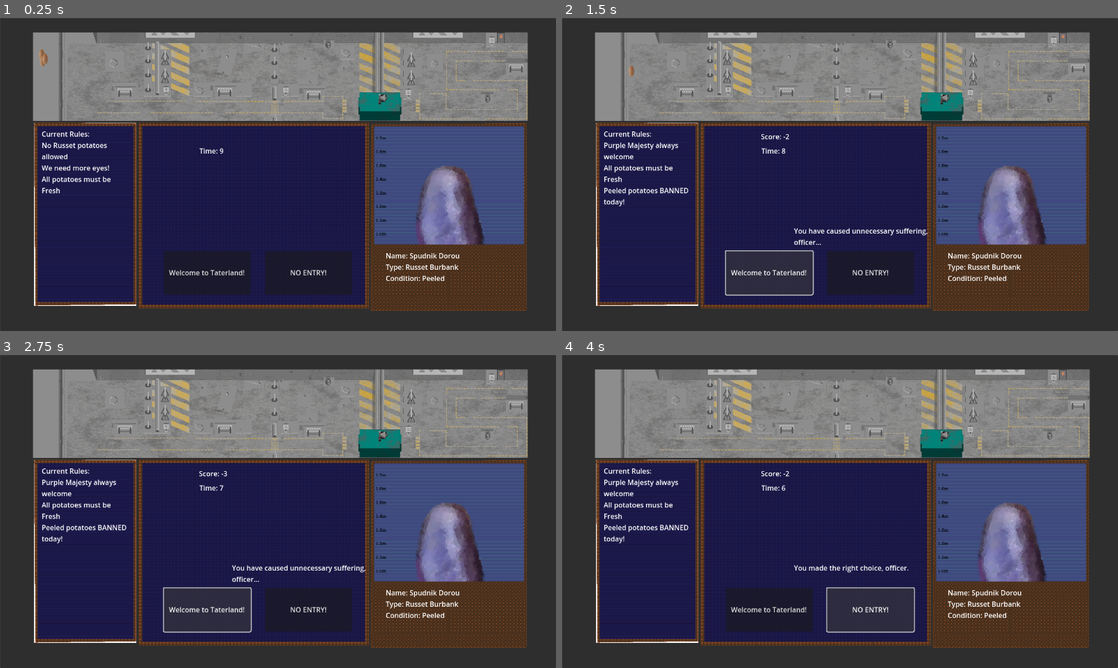
Above: before the commit, frames 1-4 (two rows, left to right).
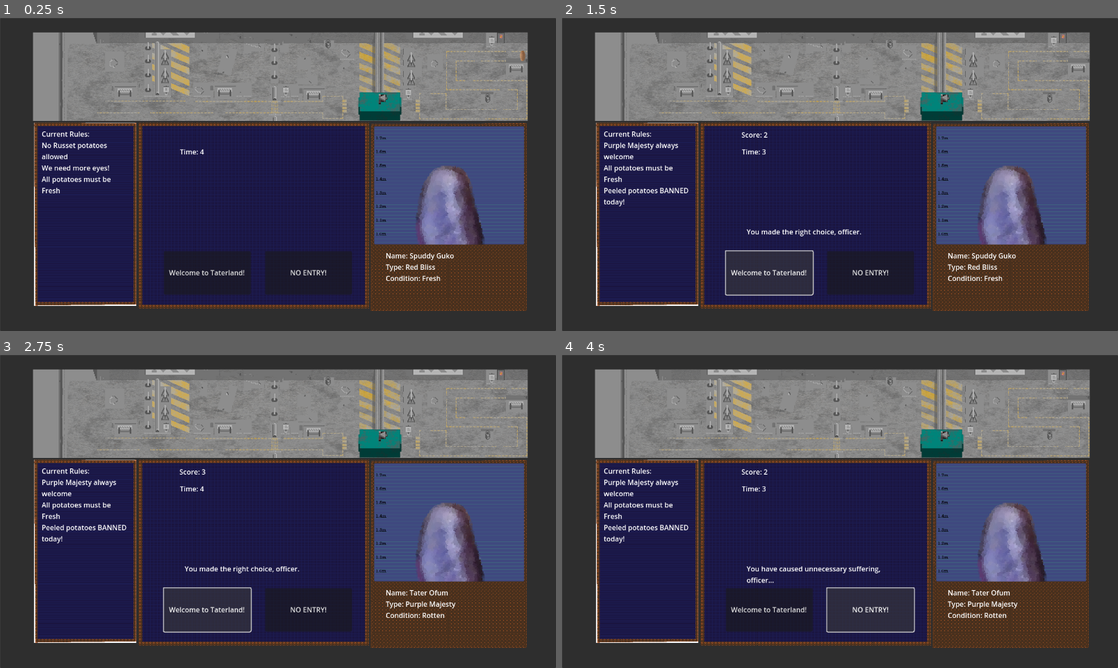
Above: after the commit, the same moments.

Repository: Lost-Rabbit-Digital/SpudCustoms
Game: Godot game, scene res://mainGame.tscn
Two runs of this game, one before a commit and one after it. Both use one fixed random seed, a clock stepped at 60 frames per second and the inputs below.
Inputs:
- Up to frame 1 (0.25 s): no input
- Up to frame 2 (1.5 s): click "Welcome to Taterland!" at 0.5 s; click "Welcome to Taterland!" at 1.25 s
- Up to frame 3 (2.75 s): click "Welcome to Taterland!" at 2 s
- Up to frame 4 (4 s): click "NO ENTRY!" at 2.75 s

The runs differ from the first frame. In frame 1, 0.4% of the frame differs, in the area x 7-95%, y 10-84%; in frame 2, 0.8%, in the area x 12-83%, y 15-84%; in frame 3, 0.8%; in frame 4, 0.7%.

Commit message:
Updating queue manager sorting algorithm

Diff:
--- a/PotatoPerson.gd
+++ b/PotatoPerson.gd
@@ -1,6 +1,7 @@
-extends Node2D  # or whatever node type you're using
+extends Node2D
 
-var target_position: Vector2
+var current_point: int = 0
+var target_point: int = 0
 
 func move_toward(target: Vector2, speed: float):
 	position = position.move_toward(target, speed)
--- a/QueueManager.gd
+++ b/QueueManager.gd
@@ -3,7 +3,7 @@
 var PotatoPerson = preload("res://PotatoPerson.tscn")
 var path: Path2D
 var curve: Curve2D
-var max_potatoes: int = 10
+var max_potatoes: int = 20
 var potatoes: Array = []
 var spawn_point: Vector2
 
@@ -22,36 +22,46 @@
 	var potato = PotatoPerson.instantiate()
 	add_child(potato)
 	potato.position = spawn_point
-	potatoes.push_front(potato)  # Add new potatoes to the front of the array
+	potato.current_point = 0
+	potato.target_point = 0
+	potatoes.push_front(potato)
 	print("Potato added. Total potatoes: ", potatoes.size())
 	update_positions()
 
 func remove_potato():
 	if potatoes.size() > 0:
-		var potato = potatoes.pop_back()  # Remove the potato at the end of the queue
+		var potato = potatoes.pop_back()
 		potato.queue_free()
 		print("Potato removed. Total potatoes: ", potatoes.size())
 		update_positions()
 
 func update_positions():
-	var path_length = curve.get_baked_length()
-	print("Updating positions for ", potatoes.size(), " potatoes")
-	for i in range(potatoes.size()):
-		var offset = 1.0 - (float(i) / max(1, potatoes.size() - 1))  # Reverse the offset
-		var distance_along_path = path_length * offset
-		var target_position = curve.sample_baked(distance_along_path)
-		var random_offset = Vector2(randf_range(-5, 5), randf_range(-5, 5))
-		potatoes[i].target_position = target_position + random_offset
-		print("Potato ", i, " target position set to: ", potatoes[i].target_position)
+	var point_count = curve.get_point_count()
+	var potato_count = potatoes.size()
+	print("Updating positions for ", potato_count, " potatoes")
+
+	if potato_count > 0:
+		for i in range(potato_count):
+			var target_point = min(point_count - 1, point_count - 1 - i)
+			potatoes[potato_count - 1 - i].target_point = target_point
+			print("Potato ", potato_count - 1 - i, " target point set to: ", target_point)
 
 func _process(delta):
 	for potato in potatoes:
-		if potato.has_method("move_toward"):
-			potato.move_toward(potato.target_position, delta * 50)
+		if potato.current_point < potato.target_point:
+			var next_point = potato.current_point + 1
+			var current_pos = curve.get_point_position(potato.current_point)
+			var next_pos = curve.get_point_position(next_point)
+			var target_pos = potato.position.move_toward(next_pos, delta * 50)
+
+			if target_pos.distance_to(next_pos) < 1:
+				potato.current_point = next_point
+
+			potato.position = target_pos
 		else:
-			potato.position = potato.position.move_toward(potato.target_position, delta * 50)
+			var target_pos = curve.get_point_position(potato.target_point)
+			potato.position = potato.position.move_toward(target_pos, delta * 50)
 
-# Call this function to manually add potatoes for testing
 func debug_add_potatoes(count: int):
 	for i in range(count):
 		add_potato()
--- a/mainGame.gd
+++ b/mainGame.gd
@@ -3,7 +3,7 @@
 
 var current_potato
 var score = 0
-var time_left = 10  # seconds per decision
+var time_left = 5  # seconds per decision
 var current_rules = []
 var queue_manager: Node2D
 
@@ -40,10 +40,14 @@
 
 func _ready():
 	queue_manager = $"Node2D (QueueManager)"  # Make sure to add QueueManager as a child of Main
+	generate_rules()
 	new_potato()
+	await get_tree().create_timer(2).timeout
 	new_potato()
+	await get_tree().create_timer(2).timeout
 	new_potato()
-	generate_rules()
+	await get_tree().create_timer(2).timeout
+
 
 func _process(delta):
 	$"Label (TimeLabel)".text = "Time: " + str(int($Timer.time_left))
@@ -121,8 +125,8 @@
 
 func _on_timer_timeout():
 	# Player ran out of time, count as wrong decision
-	score -= 1
-	$"Label (JudgementInfo)".text = "You run out of time and another customs officer beckons the spud over. Point taken."
+	score += 0
+	$"Label (JudgementInfo)".text = "You run out of time and another customs officer beckons the spud over."
 	$"Label (ScoreLabel)".text = "Score: " + str(score)
 	new_potato()
 
--- a/mainGame.tscn
+++ b/mainGame.tscn
@@ -13,9 +13,9 @@
 
 [sub_resource type="Curve2D" id="Curve2D_x3wa3"]
 _data = {
-"points": PackedVector2Array(0, 0, 0, 0, 93, 88, 0, 0, 0, 0, 249, 90, 0, 0, 0, 0, 252, 154, 0, 0, 0, 0, 87, 156, 0, 0, 0, 0, 88, 222, 0, 0, 0, 0, 279, 221, 0, 0, 0, 0, 297, 202, 0, 0, 0, 0, 325, 203)
+"points": PackedVector2Array(0, 0, 0, 0, 1215, 85, 0, 0, 0, 0, 1184, 91, 0, 0, 0, 0, 1138, 82, 0, 0, 0, 0, 1093, 90, 0, 0, 0, 0, 1039, 92, 0, 0, 0, 0, 1036, 123, 0, 0, 0, 0, 1041, 153, 0, 0, 0, 0, 1081, 149, 0, 0, 0, 0, 1123, 159, 0, 0, 0, 0, 1164, 154, 0, 0, 0, 0, 1201, 157, 0, 0, 0, 0, 1196, 185, 0, 0, 0, 0, 1209, 225, 0, 0, 0, 0, 1165, 215, 0, 0, 0, 0, 1109, 226, 0, 0, 0, 0, 1070, 216, 0, 0, 0, 0, 1042, 227, 0, 0, 0, 0, 1005, 218, 0, 0, 0, 0, 991, 195, 0, 0, 0, 0, 959, 204)
 }
-point_count = 8
+point_count = 20
 
 [node name="Node2D" type="Node2D"]
 script = ExtResource("1_s4bva")
@@ -58,17 +58,17 @@
 offset_bottom = 655.0
 
 [node name="Label (JudgementInfo)" type="Label" parent="."]
-offset_left = 534.0
-offset_top = 478.0
-offset_right = 884.0
-offset_bottom = 528.0
+offset_left = 425.0
+offset_top = 480.0
+offset_right = 775.0
+offset_bottom = 530.0
 autowrap_mode = 3
 
 [node name="Label (ScoreLabel)" type="Label" parent="."]
-offset_left = 458.0
-offset_top = 261.0
-offset_right = 658.0
-offset_bottom = 311.0
+offset_left = 413.0
+offset_top = 257.0
+offset_right = 613.0
+offset_bottom = 307.0
 
 [node name="Label (RulesLabel)" type="Label" parent="."]
 offset_left = 96.0139
@@ -78,10 +78,10 @@
 autowrap_mode = 3
 
 [node name="Label (TimeLabel)" type="Label" parent="."]
-offset_left = 459.0
-offset_top = 294.0
-offset_right = 659.0
-offset_bottom = 344.0
+offset_left = 414.0
+offset_top = 296.0
+offset_right = 614.0
+offset_bottom = 346.0
 
 [node name="Button (WelcomeButton)" type="Button" parent="."]
 offset_left = 376.528
